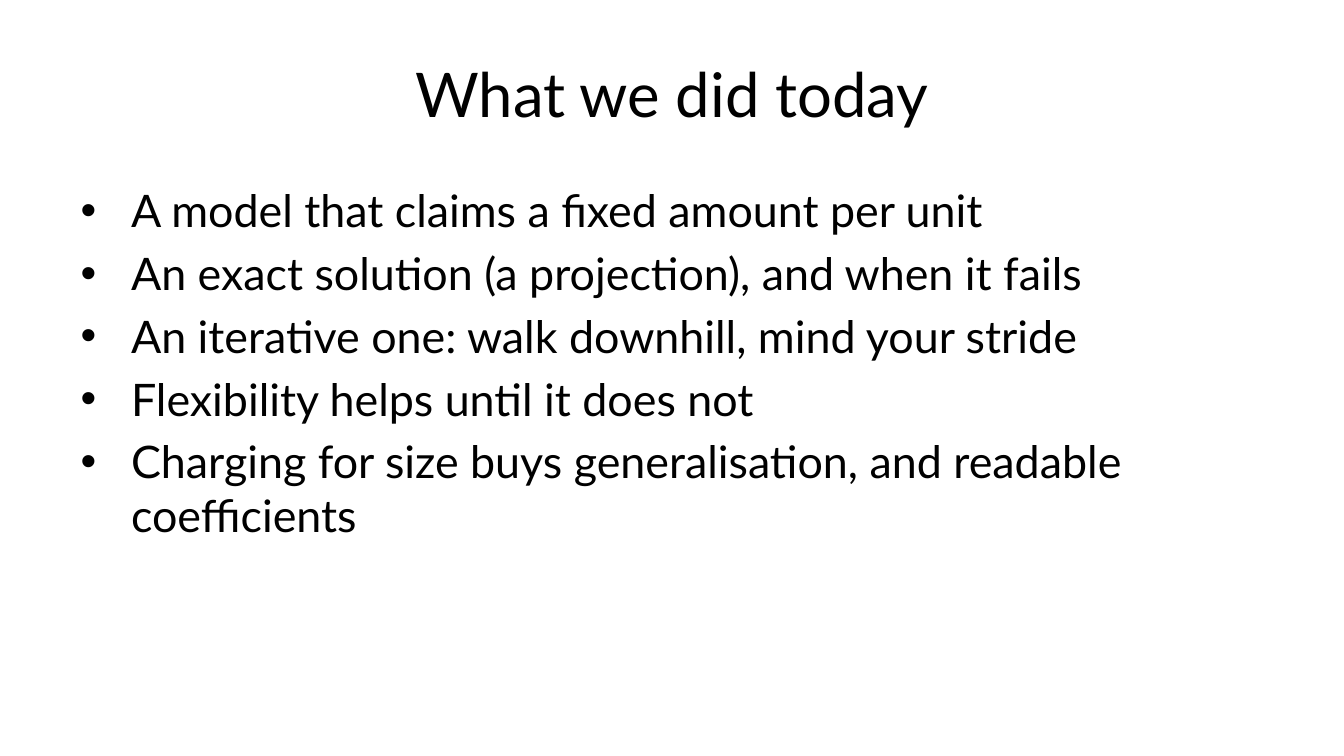
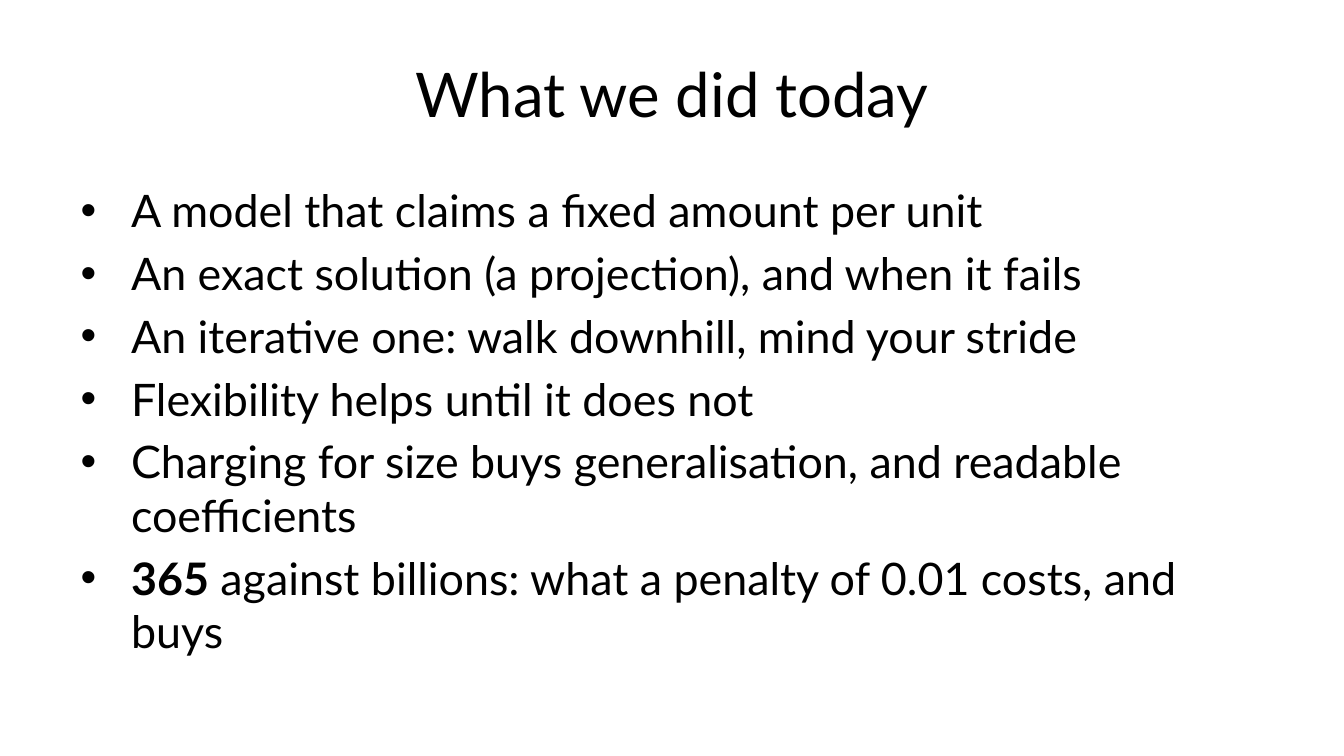
Before and after one commit to fabioantonini/technologies-for-artificial-intelligence, a slide deck: slide 50 of Lessons/03_regression/Slides/regression_slides.pptx. Drawn at 1344x756 pixels with LibreOffice and Linux fonts; fonts in the diff are those of the drawing; background and template pictures are left out. Boxes give left, top, right and bottom in pixels: in the first picture for what was removed or moved away, otherwise in the second. Text is boxed around its words. In the diff, an @@ line names an element or a change of style, - is before the commit and + after.

```diff
--- a/Lessons/03_regression/Slides/regression_slides.pptx
+++ b/Lessons/03_regression/Slides/regression_slides.pptx
@@ text at [131, 562, 1176, 656]: paragraph added @@
+• 365 against billions: what a penalty of 0.01 costs, and buys
```
Also in this commit, not shown: 3 other slides changed, 19 other files.
